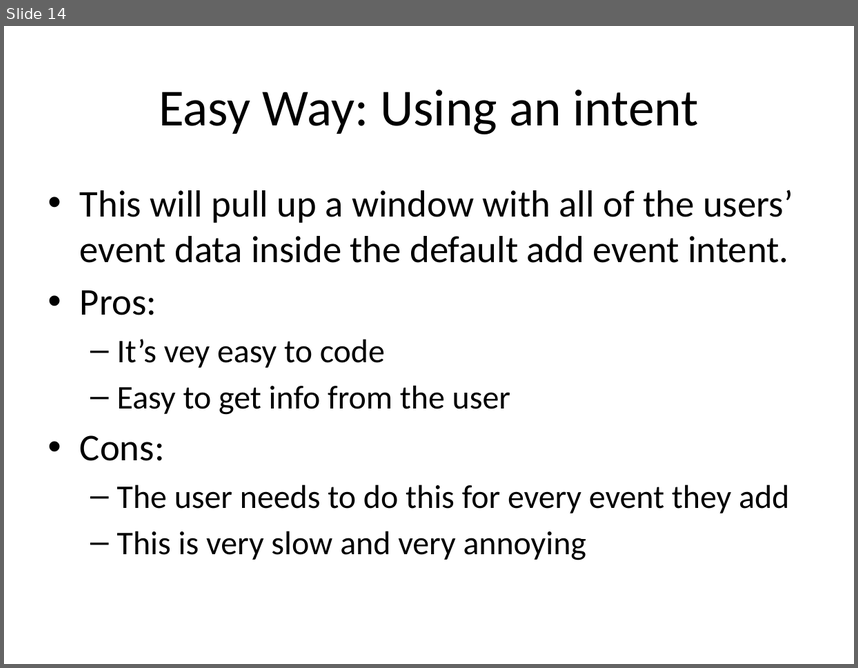
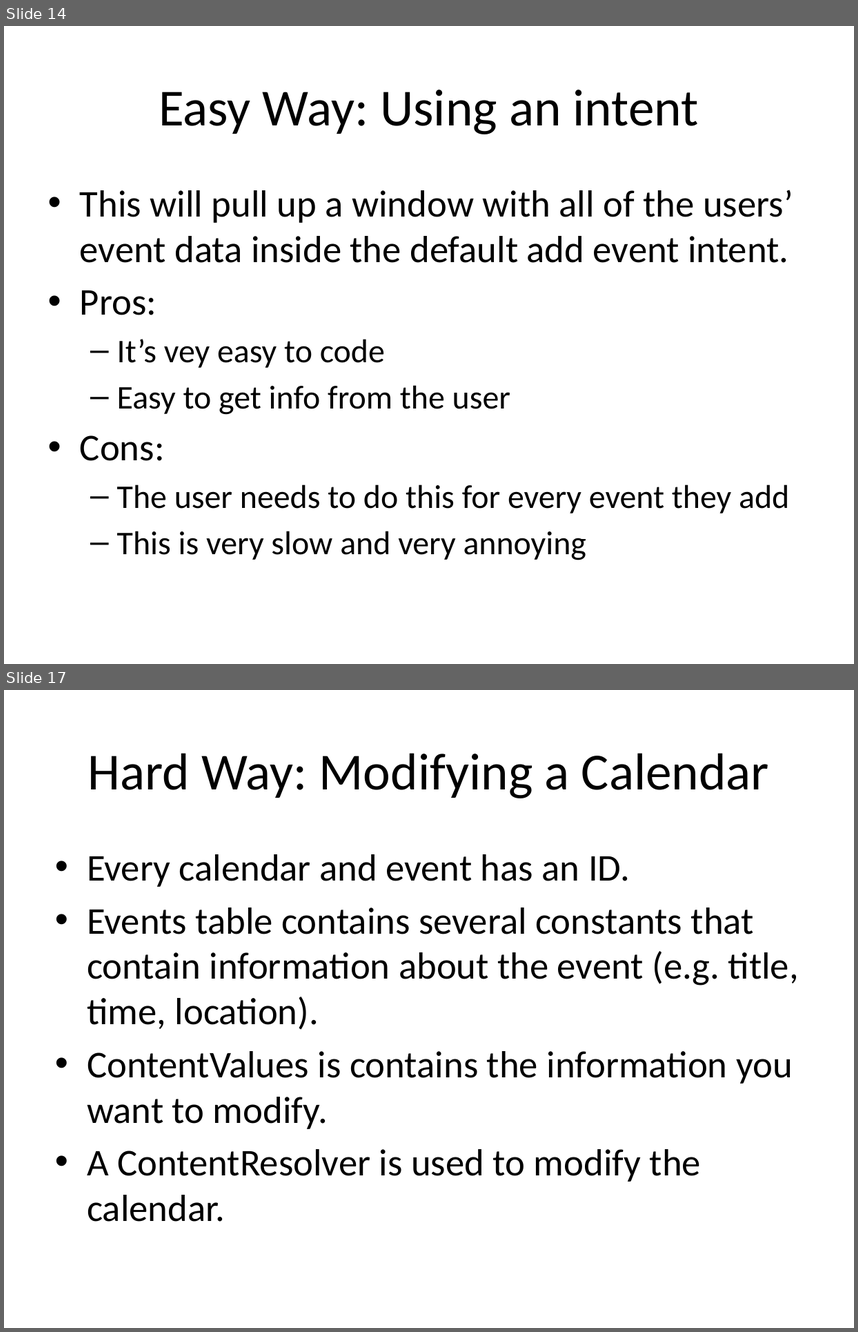
Before and after one commit to scurrymd/Software-Engineering, a slide deck: docs/UC Schedule App.pptx. Shown one above the other, each under a label of ours: slide 14 before the commit, slides 14 and 17 after it; the slides between them are not shown. The pictures are 858x668 and 858x1332 pixels, drawn with LibreOffice and Linux fonts; fonts in the diff are those of the drawing. Boxes give left, top, right and bottom in pixels: in the first picture for what was removed or moved away, otherwise in the second. Text is boxed around its words. In the diff, an @@ line names an element or a change of style, - is before the commit and + after.

Commit message:
Updated Presentation
Added slides for the Calendar API.

```diff
--- a/docs/UC Schedule App.pptx
+++ b/docs/UC Schedule App.pptx
@@ slide 17 added at (4,690,854,1328), background #FFFFFF @@
@@ title added at (87,753,769,798), 44 pt, text #000000 @@
+Hard Way: Modifying a Calendar
@@ text added at (87,854,799,1221), 32 pt, text #000000 @@
+• Every calendar and event has an ID.
+• Events table contains several constants that contain information about the event (e.g. title, time, location).
+• ContentValues is contains the information you want to modify.
+• A ContentResolver is used to modify the calendar.
```
Also in this commit, not shown: 7 slides changed, 1 other slide added.
